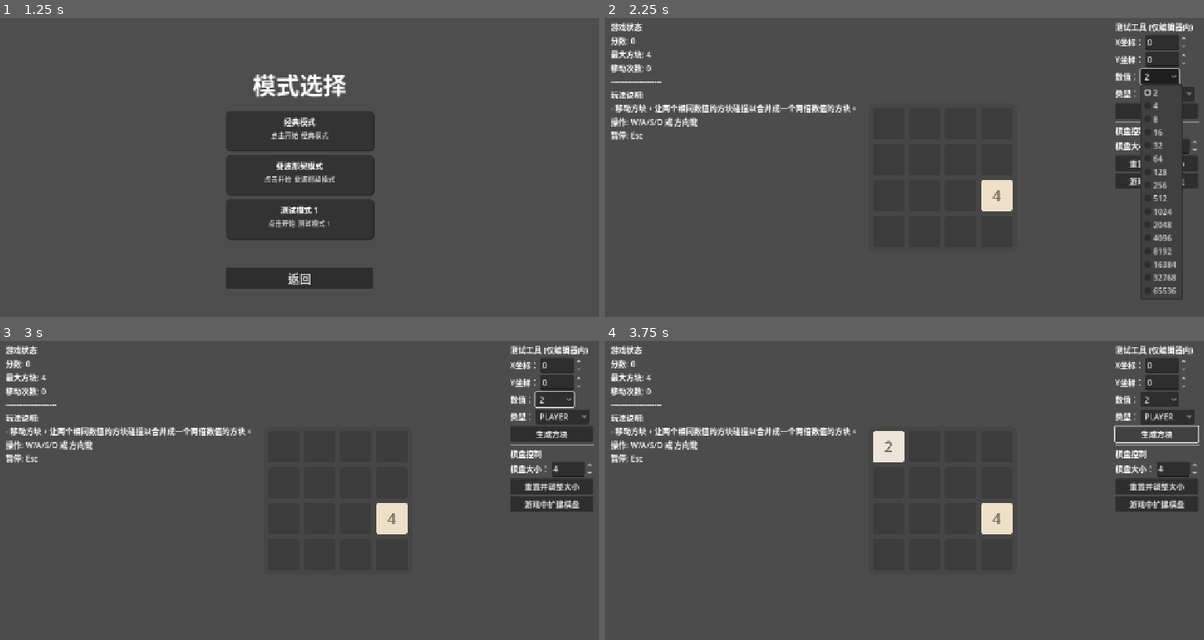
Above: before the commit, frames 1-4 (two rows, left to right).
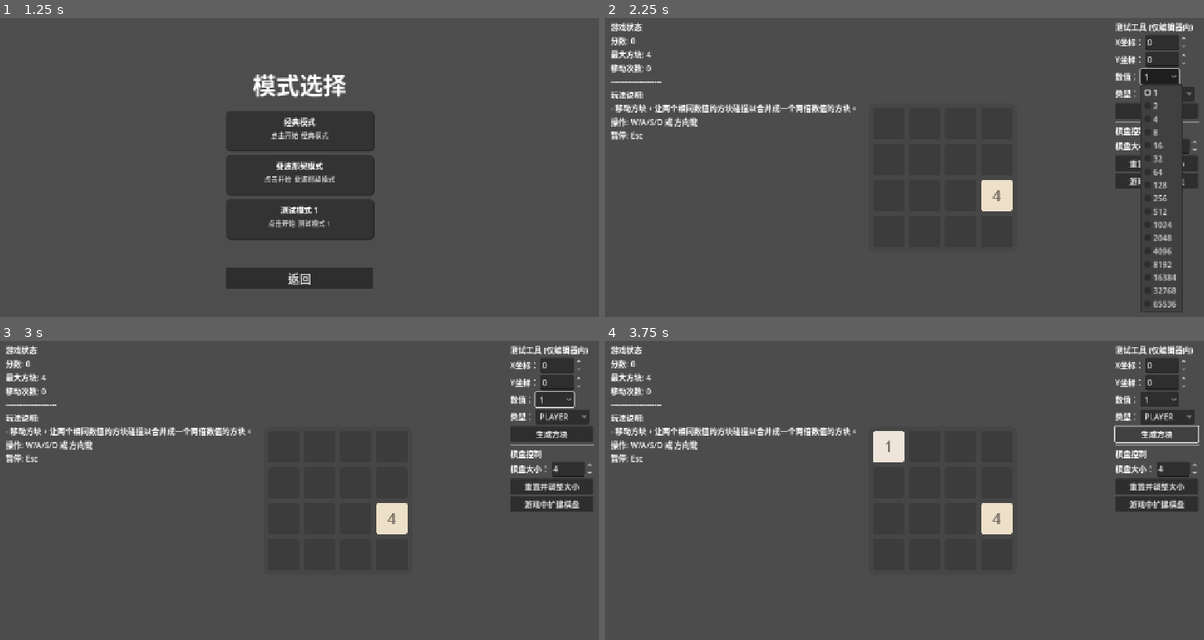
Above: after the commit, the same moments.

Repository: C76GN/2048-all-in-one
Game: Godot game, scene res://scenes/main_menu.tscn
The game is run twice, just before and just after one commit, with the same random seed, the same clock (stepped at 60 frames per second) and the same inputs.
Inputs (mouse positions are in pixels of both pictures, inside the frame that each line leads up to):
- Up to frame 1 (1.25 s): click "开始游戏" at 0.5 s
- Up to frame 2 (2.25 s): click (904, 131) at 1.25 s; click "2" (after the commit: "1") at 2 s
- Up to frame 3 (3 s): click "PLAYER" at 2.75 s
- Up to frame 4 (3.75 s): click "生成方块" at 3.5 s

Frame 1 is identical in both runs. In frame 2, 0.5% of the frame differs, in the area x 89-97%, y 18-99%; in frame 3, less than 0.1%; in frame 4, less than 0.1%.

Commit message:
Update battle interaction and value option logic
Refactored battle interaction rule to handle tile merging and monster kill events more consistently. Adjusted level calculation to remove unnecessary subtraction. Added '1' as an option in the value dropdown in test_panel.gd.

Diff:
--- a/scripts/modes/battle_interaction_rule.gd
+++ b/scripts/modes/battle_interaction_rule.gd
@@ -33,13 +33,13 @@
 			monster_tile.animate_transform()
 			player_tile.queue_free()
 			return {"merged_tile": monster_tile, "consumed_tile": player_tile}
-		else: # 同归于尽
-			player_tile.animate_transform()
-			monster_tile.animate_transform()
-			player_tile.queue_free()
-			monster_tile.queue_free()
-			monster_killed.emit()
-			return {"merged_tile": null, "consumed_tile": [player_tile, monster_tile]}
+		else:
+			tile_b.setup(1, tile_b.type, p_rule, tile_b.color_schemes)
+			tile_b.animate_transform()
+			tile_a.queue_free()
+			if tile_a.type == Tile.TileType.MONSTER:
+				monster_killed.emit()
+			return {"merged_tile": tile_b, "consumed_tile": tile_a}
 
 	return {} # 没有发生交互
 
@@ -68,5 +68,5 @@
 func get_level_by_value(value: int) -> int:
 	if value <= 0:
 		return 0
-	var level = int(log(value) / log(2)) - 1
+	var level = int(log(value) / log(2))
 	return max(0, level)
--- a/scripts/ui/test_panel.gd
+++ b/scripts/ui/test_panel.gd
@@ -43,6 +43,7 @@
 
 ## 动态填充“数值”下拉列表的选项。
 func _populate_value_options() -> void:
+	value_option_button.add_item("1")
 	var current_power_of_two = 2
 	while current_power_of_two <= 65536:
 		value_option_button.add_item(str(current_power_of_two))
